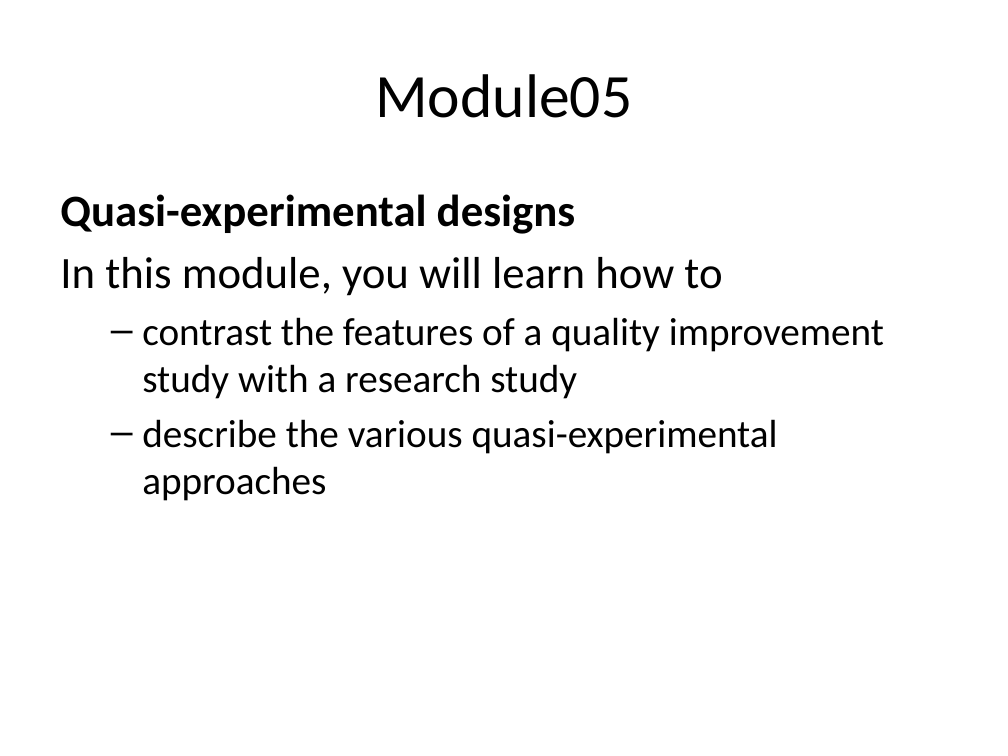
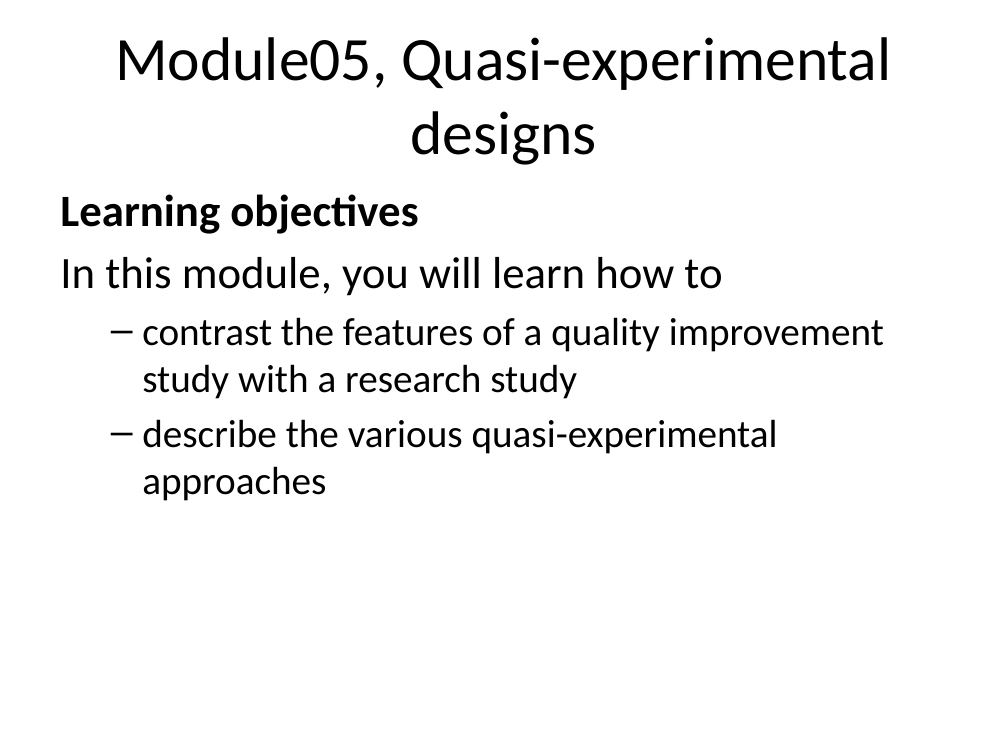
Before and after one commit to pmean/classes, a slide deck: slide 6 of clinical-research-methodology/modules/5510-99-objectives.pptx. Drawn at 1008x756 pixels with LibreOffice and Linux fonts; fonts in the diff are those of the drawing. Boxes give left, top, right and bottom in pixels: in the first picture for what was removed or moved away, otherwise in the second. Text is boxed around its words. In the diff, an @@ line names an element or a change of style, - is before the commit and + after.

```diff
--- a/clinical-research-methodology/modules/5510-99-objectives.pptx
+++ b/clinical-research-methodology/modules/5510-99-objectives.pptx
@@ title at (x1=115, y1=37, x2=891, y2=165): text changed @@
-Module05
+Module05, Quasi-experimental designs
@@ text at (x1=60, y1=194, x2=418, y2=234): text changed @@
-Quasi-experimental designs
+Learning objectives
```
Also in this commit, not shown: 8 other slides changed, 25 other files.
